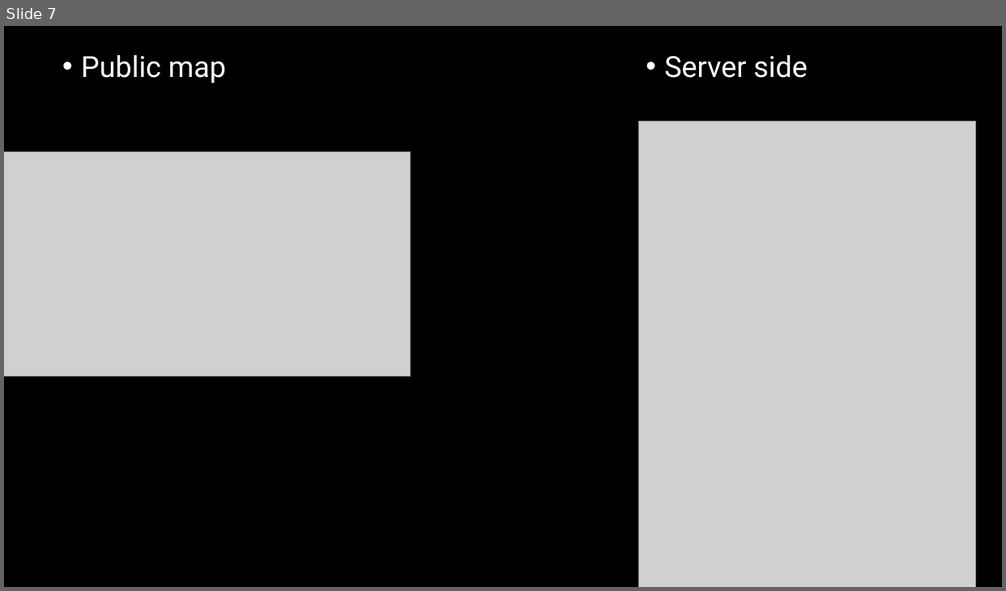
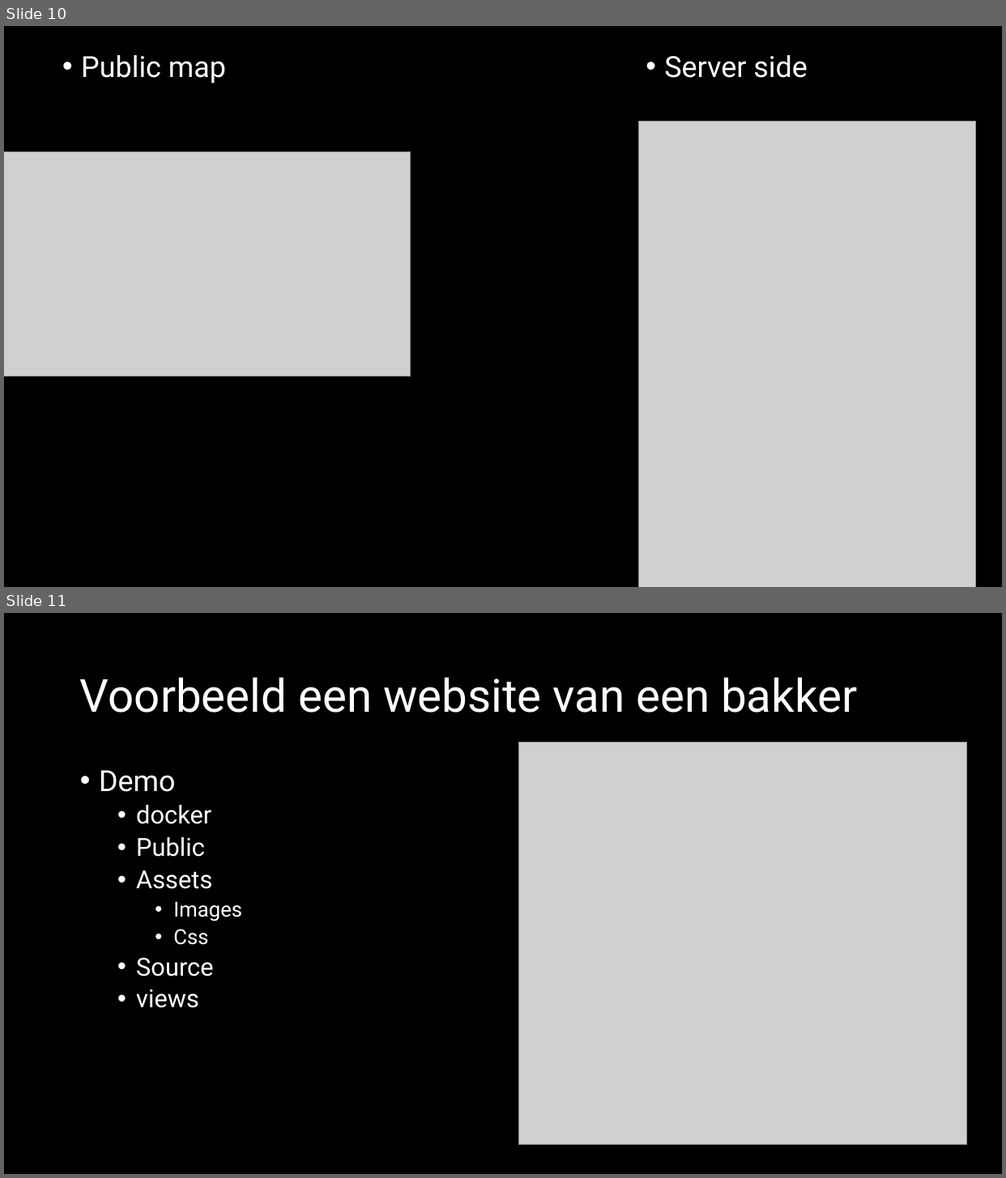
Before and after one commit to jheidebrink-ma/m5prog_opdrachtensite, a slide deck: Presentaties_versie_d/02 - Structuur.pptx. Shown one above the other, each under a label of ours: slide 7 before the commit, slides 10 and 11 after it. The pictures are 1006x591 and 1006x1178 pixels, drawn with LibreOffice and Linux fonts; fonts in the diff are those of the drawing; grey boxes stand for pictures. Boxes give left, top, right and bottom in pixels: in the first picture for what was removed or moved away, otherwise in the second. Text is boxed around its words. In the diff, an @@ line names an element or a change of style, - is before the commit and + after.

Commit message:
voorbeeld vopr de presentatie

```diff
--- a/Presentaties_versie_d/02 - Structuur.pptx
+++ b/Presentaties_versie_d/02 - Structuur.pptx
@@ slide 11 added at (4, 613, 1002, 1174), background #000000 @@
@@ title added at (80, 677, 857, 713), 44 pt, text #FFFFFF @@
+Voorbeeld een website van een bakker
@@ picture added at (519, 742, 967, 1144) @@
@@ text added at (99, 770, 242, 1008), 24 pt, text #FFFFFF @@
+• Demo
+  • docker
+  • Public
+  • Assets
+    • Images
+    • Css
+  • Source
+  • views
@@ what was slide 7 is now slide 10 @@
```
Also in this commit, not shown: 5 slides changed, 3 other slides added, 24 other files.
